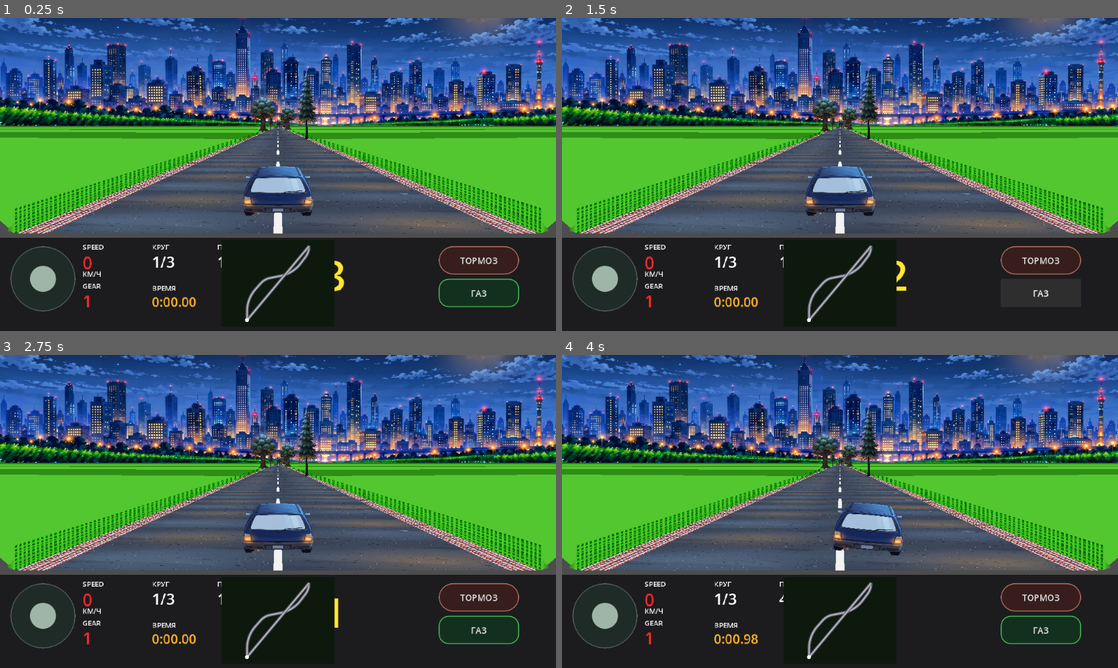
Above: before the commit, frames 1-4 (two rows, left to right).
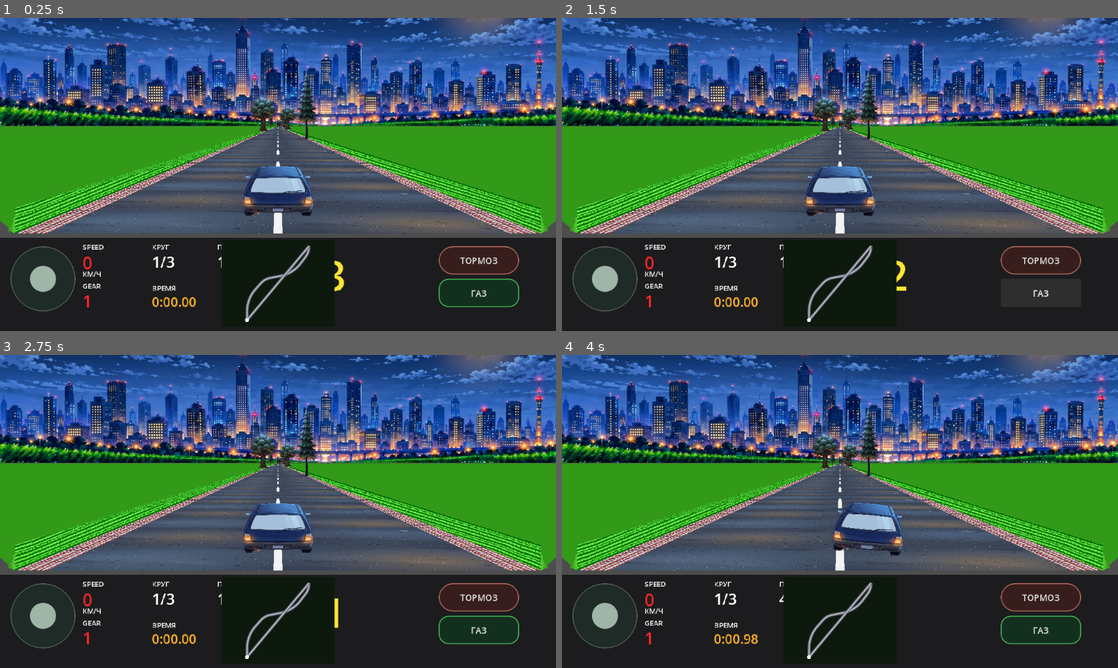
Above: after the commit, the same moments.

Repository: masterofmagic234/Arkon
Game: Godot game, scene res://scenes/level2_pseudo3d.tscn
Same seed, same stepped clock (60 frames per second), same inputs: the game is played once before the commit and once after it.
Inputs (mouse positions are in pixels of both pictures, inside the frame that each line leads up to):
- Up to frame 1 (0.25 s): no input
- Up to frame 2 (1.5 s): click "ТОРМОЗ" at 0.5 s; click "ГАЗ" at 1.25 s
- Up to frame 3 (2.75 s): tap Enter at 2 s; move the mouse to (400, 495) at 2.02 s; hold D (race_right) from 2.03 s (still down); click (400, 495) at 2.17 s
- Up to frame 4 (4 s): release D (race_right) at 2.75 s; tap Space at 2.75 s; drag from (728, 527) to (812, 574) at 2.77 s; tap Enter at 3.5 s; move the mouse to (895, 442) at 3.52 s; hold D (race_right) from 3.53 s (still down)

The runs differ from the first frame. In frame 1, 15% of the frame differs, in the area x 0-100%, y 34-69%; in frame 2, 15%; in frame 3, 15%; in frame 4, 15%.

Commit message:
Build sparse continuous layered roadside walls

Diff:
--- a/scripts/race_renderer_pseudo3d.gd
+++ b/scripts/race_renderer_pseudo3d.gd
@@ -264,157 +264,132 @@
         shw[i] = scale * ROAD_WORLD_WIDTH * 0.5 * w * ROAD_SCREEN_SCALE
         sidx[i] = posmod(int(floor(absolute_seg)), track_size)
 
-    # Grass: wide field underneath + true vertical roadside walls.
-    # The field closes the background so no gray gaps remain. The walls are
-    # projected from the same road edges, keeping their X tied to the road
-    # instead of forcing the outer vertices to screen 0/w (which creates the
-    # green fan/ray artifact). This follows the classic segmented pseudo-3D
-    # approach: project each segment, then draw roadside geometry back-to-front.
-    var gi: int = FAR_SEGMENTS - 2
-    while gi >= 0:
-        var gj: int = min(gi + ROAD_STEP, FAR_SEGMENTS - 1)
-        if ssy[gi] > ssy[gj]:
-            var t_i: float = float(gi) / float(FAR_SEGMENTS - 1)
-            var t_j: float = float(gj) / float(FAR_SEGMENTS - 1)
-            var dz_i: float = CAMERA_BEHIND / lerpf(max_w, min_w, t_i)
-            var dz_j: float = CAMERA_BEHIND / lerpf(max_w, min_w, t_j)
-            var dist_i: float = (dz_i - CAMERA_BEHIND) / RaceLevelData.SEGMENT_HEIGHT
-            var dist_j: float = (dz_j - CAMERA_BEHIND) / RaceLevelData.SEGMENT_HEIGHT
-
-            var absolute_seg_i: float = float(cam_seg) + cam_progress + dist_i
-            var absolute_seg_j: float = float(cam_seg) + cam_progress + dist_j
-
-            var grass_band: int = int(floor(absolute_seg_i))
-            var grass_tint: Color = COL_GRASS_LIGHT if posmod(grass_band, 2) == 0 else COL_GRASS_DARK
-
-            var scale_i: float = CAMERA_DEPTH / dz_i
-            var scale_j: float = CAMERA_DEPTH / dz_j
-
-            # Exact road-edge anchors. These remain the single source of truth
-            # for every roadside wall.
-            var road_l0 := Vector2(ssx[gi] - shw[gi], ssy[gi])
-            var road_r0 := Vector2(ssx[gi] + shw[gi], ssy[gi])
-            var road_l1 := Vector2(ssx[gj] - shw[gj], ssy[gj])
-            var road_r1 := Vector2(ssx[gj] + shw[gj], ssy[gj])
-
-            # ---------------------------------------------------------------
-            # 1) Broad background field
-            # ---------------------------------------------------------------
-            # This is deliberately a separate layer. It is NOT the wall.
-            # It simply fills the land outside the walls so the screen never
-            # falls through to the renderer's gray clear color.
-            var field_y_i: float = lerpf(horizon_y, ssy[gi], 0.88)
-            var field_y_j: float = lerpf(horizon_y, ssy[gj], 0.88)
-
-            var left_field := PackedVector2Array([
-                Vector2(0.0, field_y_i),
-                road_l0,
-                road_l1,
-                Vector2(0.0, field_y_j)
-            ])
-            var right_field := PackedVector2Array([
-                road_r0,
-                Vector2(w, field_y_i),
-                Vector2(w, field_y_j),
-                road_r1
-            ])
-
-            # The broad field is intentionally SOLID.
-            # It is a depth-filling backdrop, not a textured surface. Mapping
-            # grass_tile.png across this screen-edge trapezoid makes affine UV
-            # interpolation converge into the road and creates the radial green
-            # "fan" rays visible in the Android screenshot. Actual grass texture
-            # is reserved for the vertical roadside walls below.
-            var field_color: Color = grass_tint.darkened(0.08)
-            draw_colored_polygon(left_field, field_color)
-            draw_colored_polygon(right_field, field_color)
-
-            # ---------------------------------------------------------------
-            # 2) Multiple roadside walls / terraces
-            # ---------------------------------------------------------------
-            # The reference has several parallel green banks behind the first
-            # wall. Keep that layered look, but render the banks at half the
-            # road mesh density and texture only the nearest bank. The farther
-            # banks are solid-color geometry: they are visually cheap and do
-            # not multiply filtered texture samples on mobile GPUs.
-            #
-            # Road stays at ROAD_STEP=2. Grass walls use GRASS_WALL_STEP=4.
-            # This is deliberate: the wall is broad scenery, so a slightly
-            # coarser longitudinal mesh is practically invisible while cutting
-            # the number of wall polygons substantially.
-            if posmod(gi, GRASS_WALL_STEP) == 0:
-                var wall_scale_i: float = CAMERA_DEPTH / dz_i
-                var wall_scale_j: float = CAMERA_DEPTH / dz_j
-
-                # Each tier is a vertical bank farther away from the road.
-                # Tier 0 is the only textured bank; tiers 1..4 create the
-                # repeated stepped field visible in the reference.
-                var tier_offsets := [7.0, 28.0, 55.0, 86.0, 122.0]
-                var tier_bases := [0.0, 8.0, 16.0, 24.0, 32.0]
-                var tier_heights := [420.0, 250.0, 150.0, 90.0, 55.0]
-
-                for tier in range(tier_offsets.size() - 1, -1, -1):
-                    var offset_i: float = float(tier_offsets[tier]) * wall_scale_i
-                    var offset_j: float = float(tier_offsets[tier]) * wall_scale_j
-                    var base_i: float = float(tier_bases[tier]) * wall_scale_i
-                    var base_j: float = float(tier_bases[tier]) * wall_scale_j
-                    var wall_h_i: float = float(tier_heights[tier]) * wall_scale_i
-                    var wall_h_j: float = float(tier_heights[tier]) * wall_scale_j
-
-                    var left_wall := PackedVector2Array([
-                        Vector2(road_l0.x - offset_i, road_l0.y - base_i),
-                        Vector2(road_l0.x - offset_i, road_l0.y - base_i - wall_h_i),
-                        Vector2(road_l1.x - offset_j, road_l1.y - base_j - wall_h_j),
-                        Vector2(road_l1.x - offset_j, road_l1.y - base_j)
-                    ])
-                    var right_wall := PackedVector2Array([
-                        Vector2(road_r0.x + offset_i, road_r0.y - base_i),
-                        Vector2(road_r0.x + offset_i, road_r0.y - base_i - wall_h_i),
-                        Vector2(road_r1.x + offset_j, road_r1.y - base_j - wall_h_j),
-                        Vector2(road_r1.x + offset_j, road_r1.y - base_j)
-                    ])
-
-                    var tier_tint: Color = grass_tint
-                    if tier == 0:
-                        tier_tint = grass_tint
-                    elif tier == 1:
-                        tier_tint = grass_tint.darkened(0.08)
-                    elif tier == 2:
-                        tier_tint = grass_tint.darkened(0.16)
-                    elif tier == 3:
-                        tier_tint = grass_tint.darkened(0.24)
-                    else:
-                        tier_tint = grass_tint.darkened(0.32)
-
-                    if grass_texture != null and tier == 0:
-                        # Only the nearest wall uses the grass texture. UVs are
-                        # world-anchored, so the texture remains stable while
-                        # the player advances.
-                        var wall_v_i: float = -absolute_seg_i * 3.2
-                        var wall_v_j: float = -absolute_seg_j * 3.2
-                        var wall_top_v_i: float = wall_v_i - 0.9
-                        var wall_top_v_j: float = wall_v_j - 0.9
-                        var wall_cols := PackedColorArray([
-                            grass_tint, grass_tint, grass_tint, grass_tint
-                        ])
-                        var left_uvs := PackedVector2Array([
-                            Vector2(-0.48, wall_v_i),
-                            Vector2(0.48, wall_top_v_i),
-                            Vector2(0.48, wall_top_v_j),
-                            Vector2(-0.48, wall_v_j)
-                        ])
-                        var right_uvs := PackedVector2Array([
-                            Vector2(0.48, wall_v_i),
-                            Vector2(-0.48, wall_top_v_i),
-                            Vector2(-0.48, wall_top_v_j),
-                            Vector2(0.48, wall_v_j)
-                        ])
-                        draw_polygon(left_wall, wall_cols, left_uvs, grass_texture)
-                        draw_polygon(right_wall, wall_cols, right_uvs, grass_texture)
-                    else:
-                        draw_colored_polygon(left_wall, tier_tint)
-                        draw_colored_polygon(right_wall, tier_tint)
-        gi -= ROAD_STEP
+    # Grass: continuous layered roadside walls.
+    # Build each tier from a deliberately sparse set of projected samples.
+    # This avoids one polygon per road strip while keeping enough points for
+    # curves. Every tier is a real vertical wall; only the nearest tier uses
+    # a texture. The broad field remains solid and only fills behind the walls.
+    const WALL_SAMPLES: int = 48
+    const WALL_TIERS: int = 5
+    var wall_offsets := [7.0, 28.0, 55.0, 86.0, 122.0]
+    var wall_bases := [0.0, 8.0, 16.0, 24.0, 32.0]
+    var wall_heights := [420.0, 250.0, 150.0, 90.0, 55.0]
+
+    # Broad solid field first. It is deliberately untextured to avoid the
+    # radial UV artifact from the old screen-edge trapezoid.
+    var field_left := PackedVector2Array()
+    var field_right := PackedVector2Array()
+    for sample in range(WALL_SAMPLES):
+        var u: float = float(sample) / float(WALL_SAMPLES - 1)
+        var idx_f: float = lerpf(float(FAR_SEGMENTS - 2), 0.0, u)
+        var idx: int = clampi(int(round(idx_f)), 0, FAR_SEGMENTS - 2)
+        var fy: float = lerpf(horizon_y, ssy[idx], 0.88)
+        field_left.append(Vector2(0.0, fy))
+        field_right.append(Vector2(w, fy))
+    for sample in range(WALL_SAMPLES - 1, -1, -1):
+        var u: float = float(sample) / float(WALL_SAMPLES - 1)
+        var idx_f: float = lerpf(float(FAR_SEGMENTS - 2), 0.0, u)
+        var idx: int = clampi(int(round(idx_f)), 0, FAR_SEGMENTS - 2)
+        field_left.append(Vector2(ssx[idx] - shw[idx], ssy[idx]))
+        field_right.append(Vector2(ssx[idx] + shw[idx], ssy[idx]))
+    draw_colored_polygon(field_left, COL_GRASS_DARK)
+    draw_colored_polygon(field_right, COL_GRASS_DARK)
+
+    # Helper-style inline construction: each tier is one continuous strip per
+    # side. We intentionally sample the already projected road, so its curves
+    # match the road exactly without increasing road geometry density.
+    for tier in range(WALL_TIERS - 1, -1, -1):
+        var left_bottom := PackedVector2Array()
+        var left_top := PackedVector2Array()
+        var right_bottom := PackedVector2Array()
+        var right_top := PackedVector2Array()
+
+        for sample in range(WALL_SAMPLES):
+            var u: float = float(sample) / float(WALL_SAMPLES - 1)
+            var idx_f: float = lerpf(float(FAR_SEGMENTS - 2), 0.0, u)
+            var idx: int = clampi(int(round(idx_f)), 0, FAR_SEGMENTS - 2)
+
+            var dz: float = CAMERA_BEHIND / maxf(
+                0.0001,
+                lerpf(max_w, min_w, float(idx) / float(FAR_SEGMENTS - 1))
+            )
+            var scale: float = CAMERA_DEPTH / dz
+
+            var off: float = float(wall_offsets[tier]) * scale
+            var base: float = float(wall_bases[tier]) * scale
+            var wall_h: float = float(wall_heights[tier]) * scale
+
+            left_bottom.append(Vector2(
+                ssx[idx] - shw[idx] - off,
+                ssy[idx] - base
+            ))
+            left_top.append(Vector2(
+                ssx[idx] - shw[idx] - off,
+                ssy[idx] - base - wall_h
+            ))
+            right_bottom.append(Vector2(
+                ssx[idx] + shw[idx] + off,
+                ssy[idx] - base
+            ))
+            right_top.append(Vector2(
+                ssx[idx] + shw[idx] + off,
+                ssy[idx] - base - wall_h
+            ))
+
+        var left_poly := PackedVector2Array()
+        var right_poly := PackedVector2Array()
+
+        # Bottom near -> far, then top far -> near.
+        for p in left_bottom:
+            left_poly.append(p)
+        for k in range(left_top.size() - 1, -1, -1):
+            left_poly.append(left_top[k])
+
+        for p in right_bottom:
+            right_poly.append(p)
+        for k in range(right_top.size() - 1, -1, -1):
+            right_poly.append(right_top[k])
+
+        var tier_tint: Color = COL_GRASS_LIGHT
+        if tier == 1:
+            tier_tint = COL_GRASS_LIGHT.darkened(0.08)
+        elif tier == 2:
+            tier_tint = COL_GRASS_LIGHT.darkened(0.16)
+        elif tier == 3:
+            tier_tint = COL_GRASS_LIGHT.darkened(0.24)
+        elif tier == 4:
+            tier_tint = COL_GRASS_LIGHT.darkened(0.32)
+
+        # Every tier is a full wall. Far tiers are cheap solid geometry.
+        draw_colored_polygon(left_poly, tier_tint)
+        draw_colored_polygon(right_poly, tier_tint)
+
+        # Only the nearest wall receives the texture. Its UVs follow the
+        # continuous strip rather than restarting at every segment.
+        if tier == 0 and grass_texture != null:
+            var left_uvs := PackedVector2Array()
+            var right_uvs := PackedVector2Array()
+            var sample_count: int = WALL_SAMPLES
+
+            for sample in range(sample_count):
+                var v: float = -float(sample) * 0.75
+                left_uvs.append(Vector2(-0.48, v))
+                right_uvs.append(Vector2(0.48, v))
+
+            for sample in range(sample_count - 1, -1, -1):
+                var v: float = -float(sample) * 0.75 - 0.9
+                left_uvs.append(Vector2(0.48, v))
+                right_uvs.append(Vector2(-0.48, v))
+
+            var tex_cols := PackedColorArray()
+            for _k in range(left_poly.size()):
+                tex_cols.append(Color.WHITE)
+            draw_polygon(left_poly, tex_cols, left_uvs, grass_texture)
+
+            tex_cols.clear()
+            for _k in range(right_poly.size()):
+                tex_cols.append(Color.WHITE)
+            draw_polygon(right_poly, tex_cols, right_uvs, grass_texture)
 
     # Asphalt: continuous world-space V coordinates with a deliberately
     # denser repeat so the texture reads as actual road surface detail.
